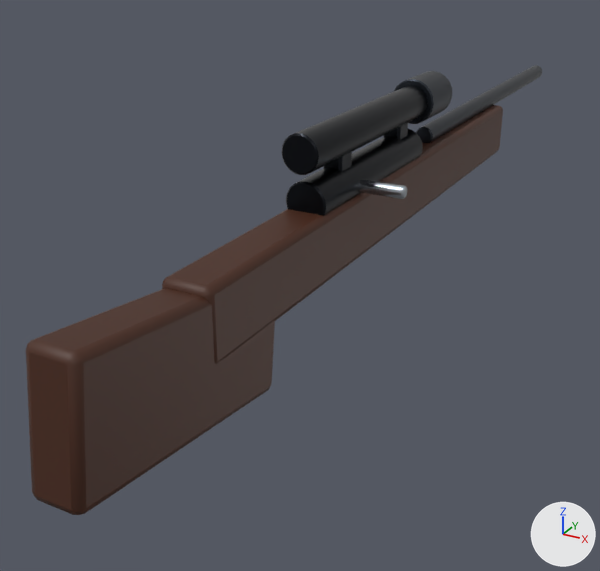
Before and after pictures for a commit that changed the glTF model assets/models/weapons/kar98k.glb.
Before and after are seen from a 50 mm lens placed at (0.313, -0.628, 0.249), pointed at (-0.071, 0.071, -0.101). Arrows for +X, +Y and +Z are at lower right; the lights stay in place. The first picture is the older version. Vertices at exactly the same position are counted once.

In view in the first picture: 'Kar98k'.
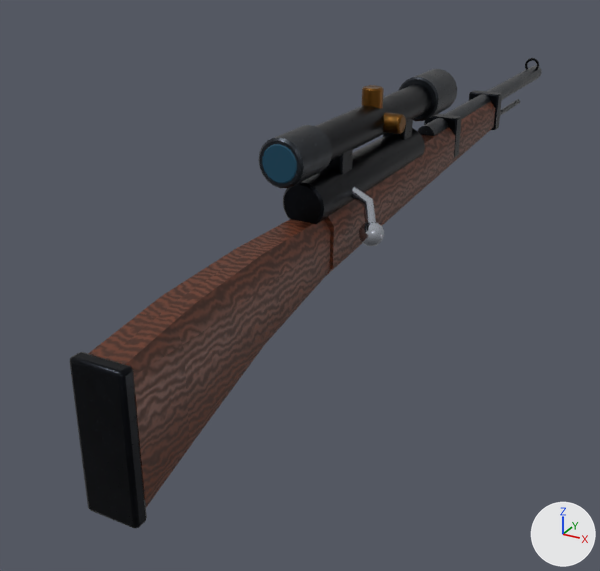
The change, as a list of edits to the scene's bpy script:
```text
Add img_brass_normal:
    img_brass_normal = load_image('brass_normal', '_unpacked/brass_normal', 512, 512, 'Non-Color')
Add img_brass_albedo:
    img_brass_albedo = load_image('brass_albedo', '_unpacked/brass_albedo', 512, 512, 'sRGB')
Add img_brass_roughness:
    img_brass_roughness = load_image('brass_roughness', '_unpacked/brass_roughness', 512, 512, 'Non-Color')
Add mat_boredark:
    mat_boredark = principled_material('BoreDark')
    mat_boredark.base_color = (0.00116, 0.00116, 0.00139)  # black #040405
    mat_boredark.metallic = 0.1
    mat_boredark.roughness = 0.92
Add mat_brass:
    mat_brass = bpy.data.materials.new('Brass')
    # colours: beige #b8a894
    # uses the picture img_brass_albedo
    # uses the picture img_brass_normal
    # uses the picture img_brass_roughness
Add mat_opticlens:
    mat_opticlens = principled_material('OpticLens')
    mat_opticlens.base_color = (0.0049, 0.047, 0.0835)  # dark blue #0f3d52
    mat_opticlens.metallic = 0.2
    mat_opticlens.roughness = 0.05
    mat_opticlens.emission_color = (0.00139, 0.00989, 0.0179)  # black #051924
    mat_opticlens.emission_strength = 1.0
Change me_cube:
    used by ob_kar98k; location = (0.0, 0.0, 0.0)
    remove me_cube.from_pydata(...)  # 624 vertices, 1212 faces; spans x -0.023..0.06, y -0.355..0.7, z -0.091..0.101
    add me_cube.from_pydata(...)  # 1444 vertices, 2808 faces; spans x -0.023..0.052, y -0.31..0.695, z -0.105..0.109
    me_cube part 1: the loose piece of 80 vertices spanning x -0.019..0.019, y -0.05..0.17, z 0.015..0.053 is scaled about its middle by (1.01, 1.04, 1.01)
    me_cube part 2: the loose piece of 80 vertices spanning x -0.017..0.017, y -0.06..0.22, z 0.061..0.095 is scaled about its middle by (0.924, 0.89, 0.924)
    me_cube part 3: the loose piece of 56 vertices spanning x -0.021..0.021, y -0.22..0.46, z -0.035..0.027 is scaled about its middle by (0.613, 0.0293, 0.646), then moved by (0.0, -0.115, 0.062), in mat_darksteel
    me_cube part 4: the loose piece of 56 vertices spanning x -0.02..0.02, y -0.355..-0.125, z -0.091..0.035 is multiplied about its middle by the matrix ((0.649, 0.0, 0.0), (0.0, 0.092, -0.011), (0.0, 0.046, 0.372)), then moved by (0.0, 0.385, 0.086), in mat_darksteel
    me_cube part 5: the loose piece of 80 vertices spanning x -0.023..0.023, y 0.18..0.24, z 0.055..0.101 is scaled about its middle by 0.854, then moved by (0.0, -0.275, 0.0)
    me_cube part 6: a new loose piece, a UV sphere (18 segments, 12 rings, poles along z) spanning x 0.03..0.052, y -0.016..0.006, z -0.01..0.012, in mat_chrome
    me_cube part 7: the loose piece of 80 vertices spanning x -0.01..0.01, y 0.22..0.7, z 0.024..0.044 is scaled about its middle by (1.97, 0.00941, 1.97), then moved by (0.0, -0.205, 0.044), in mat_opticlens (dark blue #0f3d52)
    me_cube part 8: the loose piece of 80 vertices spanning x -0.004..0.06, y 0.014..0.026, z 0.028..0.04 is deleted
    me_cube part 9: the loose piece of 56 vertices spanning x -0.009..0.009, y 0.128..0.152, z 0.039..0.073 is deleted
    me_cube part 10: 812 vertices added at x -0.023..0.045, y -0.31..0.695, z -0.105..0.109
    other edits to the shape of me_cube do not show in these pictures
    add me_cube.materials.append(mat_boredark)  # black #040405
    add me_cube.materials.append(mat_opticlens)  # dark blue #0f3d52
    add me_cube.materials.append(mat_brass)
```

Boxes (x1, y1, x2, y2) around the edits, measured in the pictures (600 x 571 px; the box of a moved part takes in the faces that stretch with it):
'Kar98k', reshaped (9% narrower): before (26, 65, 542, 515); after (70, 58, 542, 528)
part 1 of me_cube, moved or reshaped: before (286, 129, 423, 216); after (283, 128, 425, 225)
part 2 of me_cube, moved or reshaped: before (281, 85, 428, 175); after (315, 84, 431, 161)
part 3 of me_cube, moved or reshaped: before (162, 105, 503, 364); after (325, 149, 353, 174)
part 4 of me_cube, moved or reshaped (mostly hidden afterwards): before (26, 288, 275, 515); after (383, 118, 413, 140)
part 5 of me_cube, moved or reshaped: before (394, 71, 452, 124); after (259, 125, 332, 188)
part 6 of me_cube, added: after (359, 222, 384, 246)
part 7 of me_cube, moved or reshaped (not visible afterwards): before (416, 65, 542, 143)
part 8 of me_cube, deleted: before (359, 179, 407, 199)
part 9 of me_cube, deleted (mostly hidden): before (384, 123, 408, 139)
part 10 of me_cube, added: after (70, 58, 542, 528)
